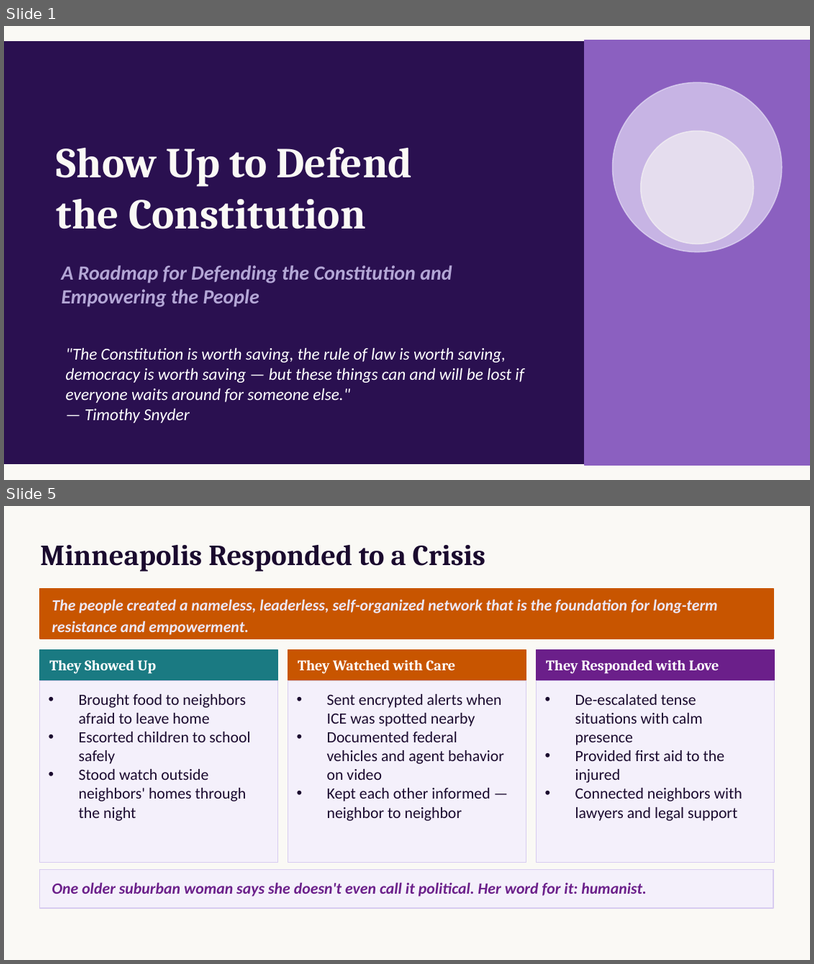
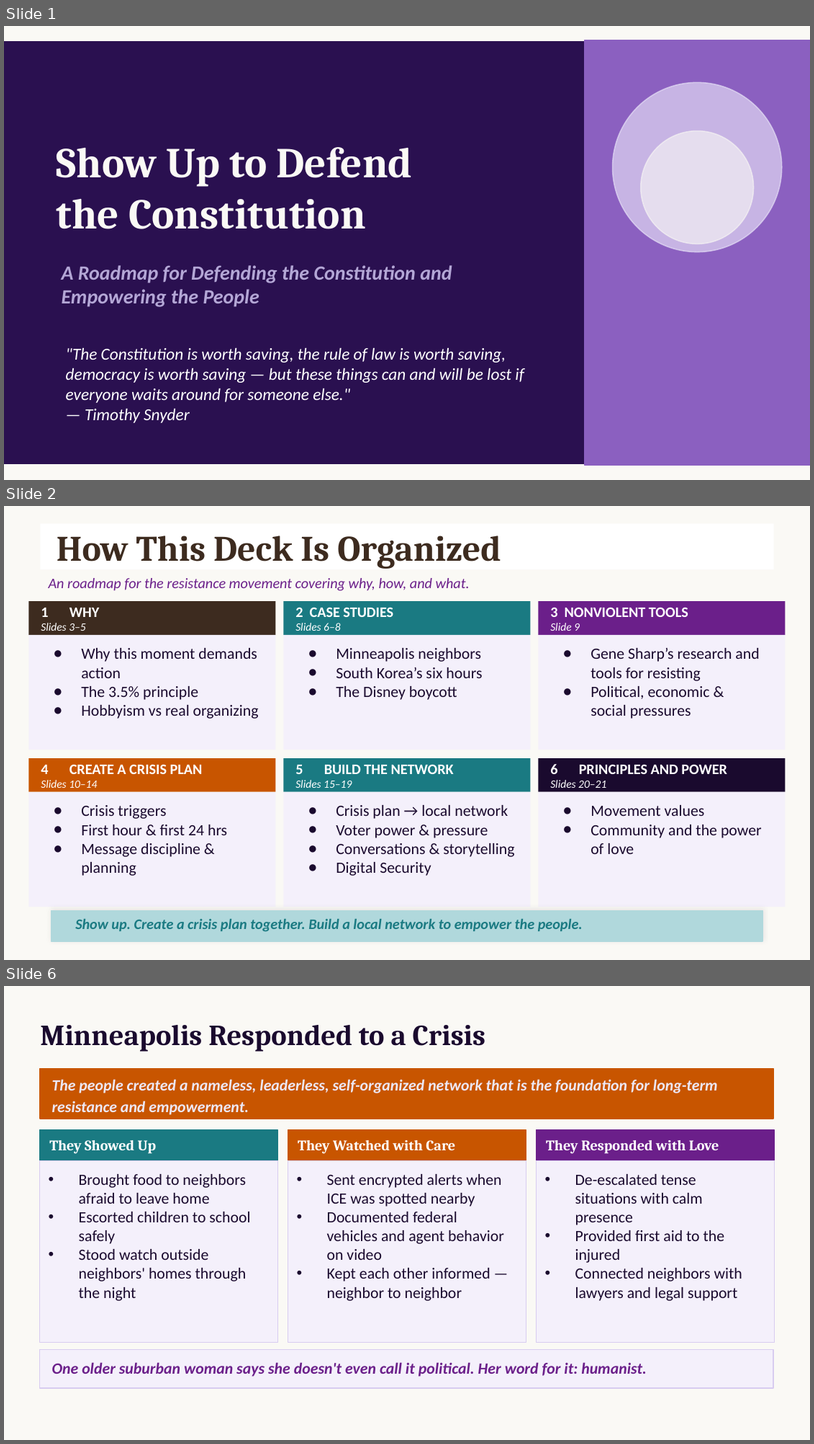
Before and after one commit to annabelspark/showup, a slide deck: ShowUp2Defend_406.pptx. Shown one above the other, each under a label of ours: slides 1 and 5 before the commit, slides 1, 2 and 6 after it; the slides between them are not shown. The pictures are 814x964 and 814x1444 pixels, drawn with LibreOffice and Linux fonts; fonts in the diff are those of the drawing. Boxes give left, top, right and bottom in pixels: in the first picture for what was removed or moved away, otherwise in the second. Text is boxed around its words. In the diff, an @@ line names an element or a change of style, - is before the commit and + after.

Commit message:
Update PPTX to ShowUp2Defend_1205 version

```diff
--- a/ShowUp2Defend_406.pptx
+++ b/ShowUp2Defend_406.pptx
@@ slide 2 added at bbox=[4, 506, 810, 960], background #FAF9F5 @@
@@ rectangle added at bbox=[40, 524, 774, 569], fill #FFFFFF, 32 pt, text #3D2B1F, bold @@
+How This Deck Is Organized
@@ text added at bbox=[49, 578, 470, 591], 13 pt, text #6B1F8A, italic @@
+An roadmap for the resistance movement covering why, how, and what.
@@ rectangle added at bbox=[29, 601, 275, 635], fill #3D2B1F, 10 pt, text #FFFFFF, italic @@
+1 WHY
+Slides 3–5
@@ rectangle added at bbox=[284, 601, 530, 635], fill #1A7A82, 13 pt, text #FFFFFF, bold @@
+2 CASE STUDIES
+Slides 6–8
@@ rectangle added at bbox=[539, 601, 785, 635], fill #6B1F8A, 13 pt, text #FFFFFF, bold @@
+3 NONVIOLENT TOOLS
+Slide 9
@@ rectangle added at bbox=[29, 635, 275, 749], fill #F4F0FB, 14 pt, text #1A0A2E @@
+● Why this moment demands action
+● The 3.5% principle
+● Hobbyism vs real organizing
@@ rectangle added at bbox=[284, 635, 530, 749], fill #F4F0FB, 14 pt, text #1A0A2E @@
+● Minneapolis neighbors
+● South Korea’s six hours
+● The Disney boycott
@@ rectangle added at bbox=[539, 635, 785, 749], fill #F4F0FB, 14 pt, text #1A0A2E @@
+● Gene Sharp’s research and tools for resisting
+● Political, economic &
+social pressures
@@ rectangle added at bbox=[29, 759, 275, 793], fill #C85500, 13 pt, text #FFFFFF, bold @@
+4 CREATE A CRISIS PLAN
+Slides 10–14
@@ rectangle added at bbox=[284, 759, 530, 793], fill #1A7A82, 13 pt, text #FFFFFF, bold @@
+5 BUILD THE NETWORK
+Slides 15–19
@@ rectangle added at bbox=[539, 759, 785, 793], fill #1A0A2E, 13 pt, text #FFFFFF, bold @@
+6 PRINCIPLES AND POWER
+Slides 20–21
@@ rectangle added at bbox=[29, 791, 275, 906], fill #F4F0FB, 14 pt, text #1A0A2E @@
+● Crisis triggers
+● First hour & first 24 hrs
+● Message discipline & planning
@@ rectangle added at bbox=[284, 791, 530, 906], fill #F4F0FB, 14 pt, text #1A0A2E @@
+● Crisis plan → local network
+● Voter power & pressure
+● Conversations & storytelling
+● Digital Security
@@ rectangle added at bbox=[539, 791, 785, 906], fill #F4F0FB, 14 pt, text #1A0A2E @@
+● Movement values
+● Community and the power of love
@@ rectangle added at bbox=[52, 911, 764, 942], fill #B0D8DC, outline #B0D8DC 1 pt @@
@@ text added at bbox=[75, 919, 583, 932], 13 pt, text #1A7A82, bold, italic @@
+Show up. Create a crisis plan together. Build a local network to empower the people.
@@ what was slide 5 is now slide 6 @@
```
Also in this commit, not shown: 8 slides changed.
